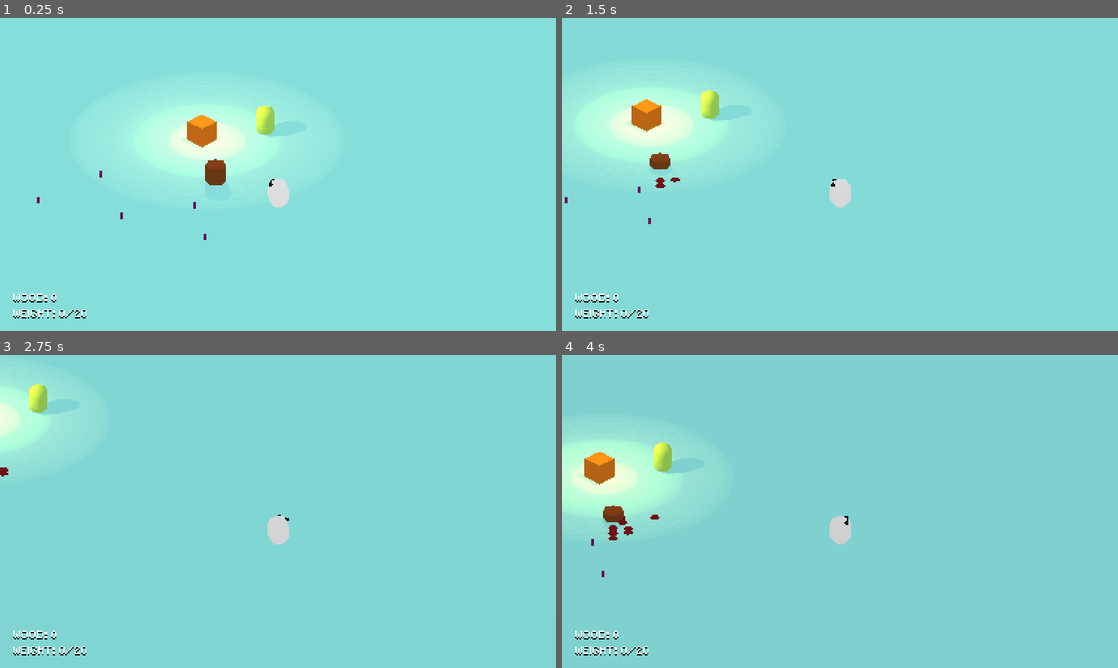
Above: before the commit, frames 1-4 (two rows, left to right).
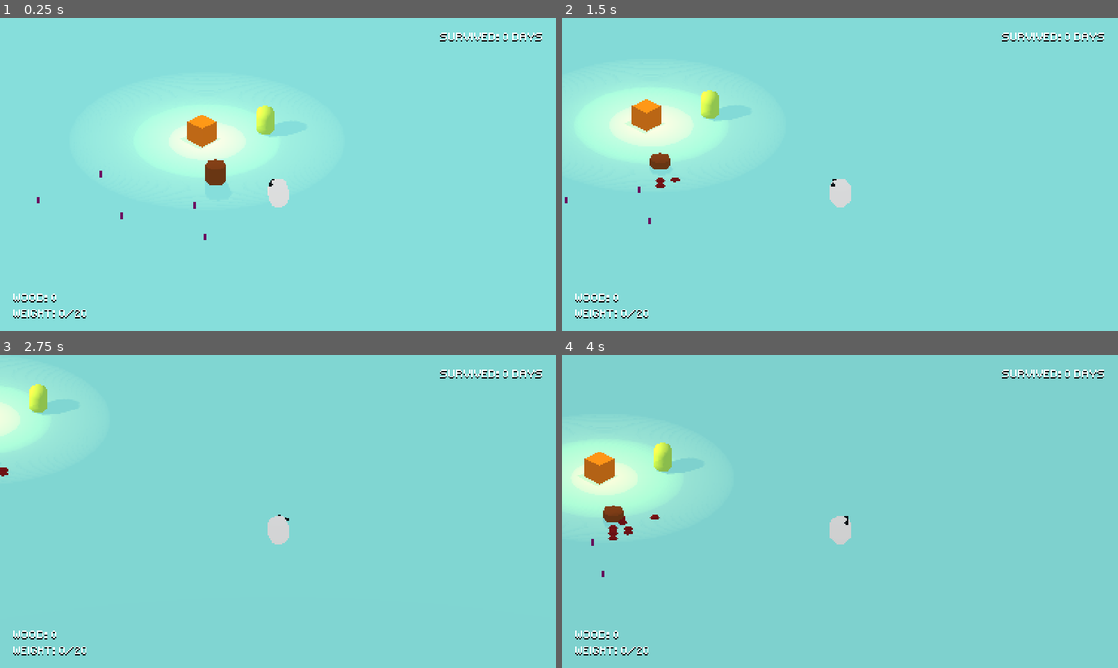
Above: after the commit, the same moments.

Repository: guilhermehto/ludum-dare-46
Game: Godot game, scene res://Game.tscn
Same seed, same stepped clock (60 frames per second), same inputs: the game is played once before the commit and once after it.
Inputs (mouse positions are in pixels of both pictures, inside the frame that each line leads up to):
- Up to frame 1 (0.25 s): no input
- Up to frame 2 (1.5 s): tap Enter (ui_accept) at 0.5, 0.77 s; move the mouse to (962, 158) at 0.52 s; hold D (move_right) 0.53-1.28 s; hold E (interact) 0.53-1.28 s; move the mouse to (728, 190) at 1.27 s; hold S (move_down) from 1.28 s (still down); click (728, 190) at 1.35 s
- Up to frame 3 (2.75 s): tap Enter (ui_accept) at 1.52 s; move the mouse to (333, 442) at 2.02 s; release S (move_down) at 2.03 s; hold D (move_right) from 2.03 s (still down); hold E (interact) from 2.03 s (still down)
- Up to frame 4 (4 s): move the mouse to (812, 574) at 2.77 s; release D (move_right) at 2.78 s; release E (interact) at 2.78 s; hold W (move_up) 2.78-3.53 s; click (812, 574) at 2.85 s; tap Enter (ui_accept) at 3.02, 3.77 s; move the mouse to (1006, 558) at 3.52 s; hold A (move_left) from 3.53 s (still down); hold E (interact) from 3.53 s (still down)

The runs differ from the first frame. In frame 1, 0.3% of the frame differs, in the area x 79-98%, y 4-8%; in frame 2, 0.3%; in frame 3, 0.3%; in frame 4, 0.3%.
Error in both runs: Trying to assign value of type 'CollisionShape' to a variable of type 'Area'. (res://items/Axe.gd:5)

Commit message:
Added survived days to the UI

Diff:
--- /dev/null
+++ b/interface/Counters.gd
@@ -0,0 +1,6 @@
+extends VBoxContainer
+
+onready var days_label : Label = $Days/Label
+
+func update_days(days) -> void:
+	days_label.text = "Survived: %s days" % days
--- a/interface/GUI.gd
+++ b/interface/GUI.gd
@@ -1,9 +1,15 @@
 extends Control
 
 onready var inventory = $Inventory
+onready var counters = $Counters
 
 func _ready() -> void:
 	GlobalSignals.connect("inventory_updated", self, "_on_inventory_updated")
+	GlobalSignals.connect("day_passed", self, "_on_day_passed")
 
-func _on_inventory_updated(info):
+
+func _on_inventory_updated(info) -> void:
 	inventory.update_text(info)
+
+func _on_day_passed(days) -> void:
+	counters.update_days(days)
--- a/interface/GUI.tscn
+++ b/interface/GUI.tscn
@@ -1,9 +1,10 @@
-[gd_scene load_steps=5 format=2]
+[gd_scene load_steps=6 format=2]
 
 [ext_resource path="res://interface/fonts/small-pixel.tres" type="DynamicFont" id=1]
 [ext_resource path="res://interface/GUI.gd" type="Script" id=2]
 [ext_resource path="res://interface/InventoryInterface.gd" type="Script" id=3]
 [ext_resource path="res://interface/Notification.gd" type="Script" id=4]
+[ext_resource path="res://interface/Counters.gd" type="Script" id=5]
 
 [node name="GUI" type="Control"]
 anchor_right = 1.0
@@ -53,7 +54,7 @@
 
 [node name="Wood" type="HBoxContainer" parent="Inventory"]
 margin_top = 20.0
-margin_right = 61.0
+margin_right = 82.0
 margin_bottom = 28.0
 
 [node name="Label" type="Label" parent="Inventory/Wood"]
@@ -67,7 +68,7 @@
 
 [node name="Capacity" type="HBoxContainer" parent="Inventory"]
 margin_top = 32.0
-margin_right = 61.0
+margin_right = 82.0
 margin_bottom = 40.0
 
 [node name="Label" type="Label" parent="Inventory/Capacity"]
@@ -78,4 +79,28 @@
 custom_colors/font_color_shadow = Color( 0, 0, 0, 1 )
 custom_constants/shadow_offset_x = 0
 text = "Weight: 13/20"
+
+[node name="Counters" type="VBoxContainer" parent="."]
+anchor_left = 1.0
+anchor_right = 1.0
+margin_left = -79.0
+margin_bottom = 40.0
+script = ExtResource( 5 )
+__meta__ = {
+"_edit_use_anchors_": false
+}
+
+[node name="Days" type="HBoxContainer" parent="Counters"]
+margin_right = 79.0
+margin_bottom = 8.0
+
+[node name="Label" type="Label" parent="Counters/Days"]
+margin_right = 79.0
+margin_bottom = 8.0
+custom_fonts/font = ExtResource( 1 )
+custom_colors/font_color = Color( 1, 1, 1, 1 )
+custom_colors/font_color_shadow = Color( 0, 0, 0, 1 )
+custom_constants/shadow_offset_x = 0
+text = "Survived: 0 days"
+align = 2
 [connection signal="timeout" from="Notification/Timer" to="Notification" method="_on_Timer_timeout"]
--- a/static/weather/Weather.gd
+++ b/static/weather/Weather.gd
@@ -19,7 +19,6 @@
 		current_color.g + rate,
 		current_color.b + rate)
 
-
 func _on_Timer_timeout() -> void:
 	passed_days += 1
 	GlobalSignals.emit_day_passed(passed_days)
